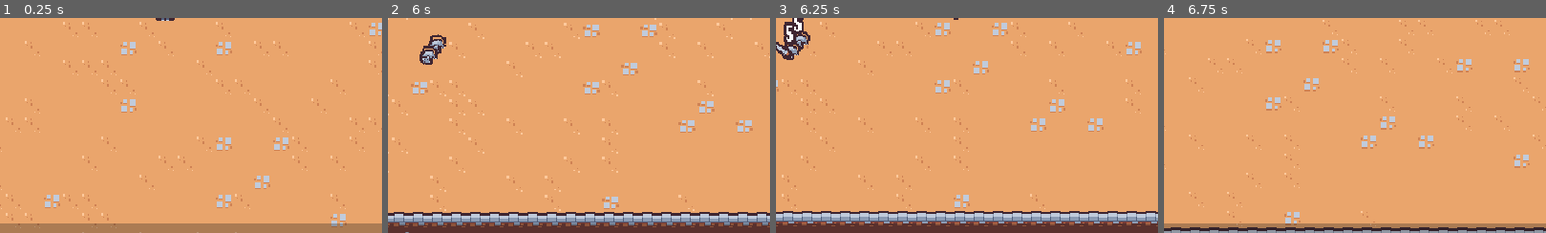
Above: before the commit, frames 1-4 (left to right).
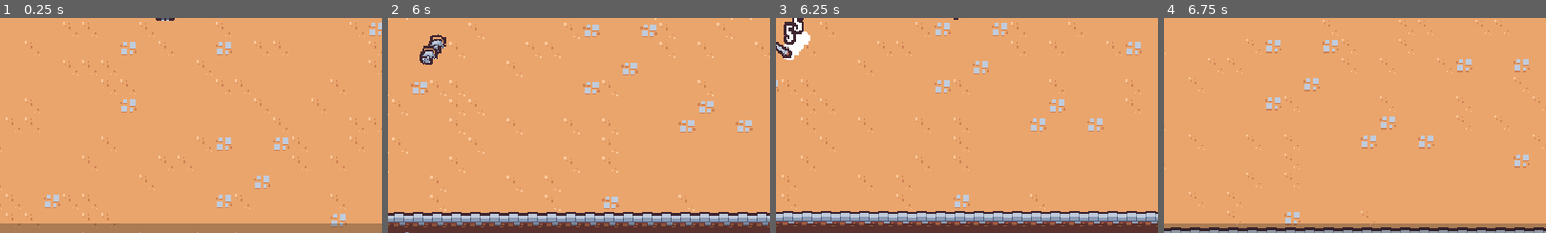
Above: after the commit, the same moments.

Repository: tes-b/godot_survival_totorial
Game: Godot game, scene res://scenes/main/main.tscn
Two runs of this game, one before a commit and one after it. Both use one fixed random seed, a clock stepped at 60 frames per second and the inputs below.
Inputs (mouse positions are % of the whole screen's width and height, from its top left):
- Up to frame 1 (0.25 s): no input
- Up to frame 2 (6 s): move the mouse to (72, 45) at 0.52 s; press the mouse at (72, 45) at 0.53 s; hold D (move_right) 0.53-1.28 s; move the mouse to (30, 55) at 1.27 s; release the mouse at (30, 55) at 1.28 s; hold S (move_down) 1.28-2.03 s; click (30, 55) at 1.35 s; move the mouse to (60, 28) at 2.02 s; press the mouse at (60, 28) at 2.03 s; hold D (move_right) 2.03-2.78 s; move the mouse to (45, 70) at 2.77 s; release the mouse at (45, 70) at 2.78 s; hold W (move_up) 2.78-3.53 s; click (45, 70) at 2.85 s; move the mouse to (80, 65) at 3.52 s; press the mouse at (80, 65) at 3.53 s; hold A (move_left) 3.53-5.03 s; move the mouse to (20, 35) at 4.27 s; release the mouse at (20, 35) at 4.28 s; click (20, 35) at 4.35 s; move the mouse to (55, 50) at 5.02 s; press the mouse at (55, 50) at 5.03 s; hold S (move_down) 5.03-5.78 s; move the mouse to (35, 25) at 5.77 s; release the mouse at (35, 25) at 5.78 s; hold D (move_right) from 5.78 s (still down); click (35, 25) at 5.85 s
- Up to frame 3 (6.25 s): keep holding D (move_right)
- Up to frame 4 (6.75 s): move the mouse to (72, 45) at 6.52 s; release D (move_right) at 6.53 s; press the mouse at (72, 45) at 6.53 s; hold W (move_up) from 6.53 s (still down)
The pictures show only the part of the screen within x 29-79%, y 50-100%; the shares and areas given below are measured in that part.

Frames 1-2 are identical in both runs. In frame 3, 0.4% of the frame differs, in the area x 2-9%, y 6-20%; in frame 4, nothing differs.

Commit message:
add hit flash

Diff:
--- /dev/null
+++ b/scenes/component/hit_flash_component_material.tres
@@ -0,0 +1,8 @@
+[gd_resource type="ShaderMaterial" load_steps=2 format=3 uid="uid://ckusnpvpfksy2"]
+
+[ext_resource type="Shader" path="res://scenes/hit_flash_component.gdshader" id="1_4euqo"]
+
+[resource]
+resource_local_to_scene = true
+shader = ExtResource("1_4euqo")
+shader_parameter/lerp_percent = 0.0
--- a/scenes/game_object/basic_enemy/basic_enemy.tscn
+++ b/scenes/game_object/basic_enemy/basic_enemy.tscn
@@ -7,6 +7,8 @@
 [ext_resource type="PackedScene" uid="uid://b67ch5e06llvl" path="res://scenes/component/hurt_box_component.tscn" id="4_5ntnn"]
 [ext_resource type="PackedScene" uid="uid://brokkrkd1myev" path="res://scenes/component/death_component.tscn" id="4_iponm"]
 [ext_resource type="PackedScene" uid="uid://tdh8gi6h0kwt" path="res://scenes/component/velocity_component.tscn" id="4_t73lr"]
+[ext_resource type="Shader" path="res://scenes/hit_flash_component.gdshader" id="6_hd7o3"]
+[ext_resource type="PackedScene" uid="uid://d2wyof27b6fh1" path="res://scenes/hit_flash_component.tscn" id="7_5mc8a"]
 
 [sub_resource type="Animation" id="Animation_43r0g"]
 length = 0.001
@@ -71,6 +73,11 @@
 "walk": SubResource("Animation_j6kgy")
 }
 
+[sub_resource type="ShaderMaterial" id="ShaderMaterial_jrdhb"]
+resource_local_to_scene = true
+shader = ExtResource("6_hd7o3")
+shader_parameter/lerp_percent = 0.0
+
 [sub_resource type="CircleShape2D" id="CircleShape2D_oxm13"]
 radius = 12.0
 
@@ -97,6 +104,11 @@
 
 [node name="VelocityComponent" parent="." instance=ExtResource("4_t73lr")]
 
+[node name="HitFlashComponent" parent="." node_paths=PackedStringArray("health_component", "sprite") instance=ExtResource("7_5mc8a")]
+health_component = NodePath("../HealthComponent")
+sprite = NodePath("../Visuals/Sprite2D")
+hit_flash_material = SubResource("ShaderMaterial_jrdhb")
+
 [node name="DeathComponent" parent="." node_paths=PackedStringArray("health_component", "sprite") instance=ExtResource("4_iponm")]
 health_component = NodePath("../HealthComponent")
 sprite = NodePath("../Visuals/Sprite2D")
--- a/scenes/game_object/wizard_enemy/wizard_enemy.tscn
+++ b/scenes/game_object/wizard_enemy/wizard_enemy.tscn
@@ -7,6 +7,8 @@
 [ext_resource type="Texture2D" uid="uid://c1mp3dhktj6at" path="res://scenes/game_object/wizard_enemy/wizard_enemy.png" id="3_rmju4"]
 [ext_resource type="PackedScene" uid="uid://b67ch5e06llvl" path="res://scenes/component/hurt_box_component.tscn" id="4_1sqjg"]
 [ext_resource type="PackedScene" uid="uid://dpqjxrrtmba7j" path="res://scenes/component/vial_drop_component.tscn" id="4_wi056"]
+[ext_resource type="PackedScene" uid="uid://d2wyof27b6fh1" path="res://scenes/hit_flash_component.tscn" id="7_r8ev5"]
+[ext_resource type="Shader" path="res://scenes/hit_flash_component.gdshader" id="8_xq2mu"]
 
 [sub_resource type="Animation" id="Animation_i310d"]
 length = 0.4
@@ -124,6 +126,11 @@
 "walk": SubResource("Animation_v352m")
 }
 
+[sub_resource type="ShaderMaterial" id="ShaderMaterial_g7eid"]
+resource_local_to_scene = true
+shader = ExtResource("8_xq2mu")
+shader_parameter/lerp_percent = 0.0
+
 [sub_resource type="CircleShape2D" id="CircleShape2D_cunbr"]
 radius = 8.0
 
@@ -150,15 +157,14 @@
 [node name="VialDropComponent" parent="." node_paths=PackedStringArray("health_component") instance=ExtResource("4_wi056")]
 health_component = NodePath("../HealthComponent")
 
+[node name="HitFlashComponent" parent="." node_paths=PackedStringArray("health_component", "sprite") instance=ExtResource("7_r8ev5")]
+health_component = NodePath("../HealthComponent")
+sprite = NodePath("../Visuals/Sprite2D")
+hit_flash_material = SubResource("ShaderMaterial_g7eid")
+
 [node name="DeathComponent" parent="." node_paths=PackedStringArray("health_component", "sprite") instance=ExtResource("2_2ddou")]
 health_component = NodePath("../HealthComponent")
 sprite = NodePath("../Visuals/Sprite2D")
-
-[node name="Visuals" type="Node2D" parent="."]
-
-[node name="Sprite2D" type="Sprite2D" parent="Visuals"]
-texture = ExtResource("3_rmju4")
-offset = Vector2(0, -8)
 
 [node name="HurtBoxComponent" parent="." node_paths=PackedStringArray("health_component") instance=ExtResource("4_1sqjg")]
 health_component = NodePath("../HealthComponent")
@@ -167,6 +173,12 @@
 position = Vector2(0, -7)
 shape = SubResource("CircleShape2D_cunbr")
 
+[node name="Visuals" type="Node2D" parent="."]
+
+[node name="Sprite2D" type="Sprite2D" parent="Visuals"]
+texture = ExtResource("3_rmju4")
+offset = Vector2(0, -8)
+
 [node name="CollisionShape2D" type="CollisionShape2D" parent="."]
 position = Vector2(0, -4)
 shape = SubResource("CircleShape2D_68cac")
--- /dev/null
+++ b/scenes/hit_flash_component.gd
@@ -0,0 +1,20 @@
+extends Node
+
+@export var health_component: Node
+@export var sprite:Sprite2D
+@export var hit_flash_material:ShaderMaterial
+
+var hit_flash_tween:Tween
+
+func _ready():
+	health_component.health_changed.connect(on_health_changed)
+	sprite.material = hit_flash_material
+
+func on_health_changed():
+	if hit_flash_tween != null && hit_flash_tween.is_valid():
+		hit_flash_tween.kill()
+
+	(sprite.material as ShaderMaterial).set_shader_parameter("lerp_percent",1.0)
+	hit_flash_tween = create_tween()
+	hit_flash_tween.tween_property(sprite.material, "shader_parameter/lerp_percent",0.0, .25)\
+	.set_ease(Tween.EASE_IN).set_trans(Tween.TRANS_CUBIC)
--- /dev/null
+++ b/scenes/hit_flash_component.gdshader
@@ -0,0 +1,19 @@
+shader_type canvas_item;
+
+uniform float lerp_percent : hint_range(0.0, 1.0);
+
+void vertex() {
+	// Called for every vertex the material is visible on.
+}
+
+void fragment() {
+	// Called for every pixel the material is visible on.
+	vec4 texture_color = texture(TEXTURE, UV);
+	vec4 final_color = mix(texture_color,vec4(1.0,1.0,1.0,texture_color.a), lerp_percent);
+	COLOR = final_color;
+}
+
+//void light() {
+	// Called for every pixel for every light affecting the CanvasItem.
+	// Uncomment to replace the default light processing function with this one.
+//}
--- /dev/null
+++ b/scenes/hit_flash_component.tscn
@@ -0,0 +1,8 @@
+[gd_scene load_steps=3 format=3 uid="uid://d2wyof27b6fh1"]
+
+[ext_resource type="Script" path="res://scenes/hit_flash_component.gd" id="1_pf85l"]
+[ext_resource type="Material" uid="uid://ckusnpvpfksy2" path="res://scenes/component/hit_flash_component_material.tres" id="2_uyrmx"]
+
+[node name="HitFlashComponent" type="Node"]
+script = ExtResource("1_pf85l")
+hit_flash_material = ExtResource("2_uyrmx")
Not shown: 1 places in scenes/game_object/basic_enemy/basic_enemy.tscn that only renumber resources
Not shown: 1 places in scenes/game_object/wizard_enemy/wizard_enemy.tscn that only renumber resources
